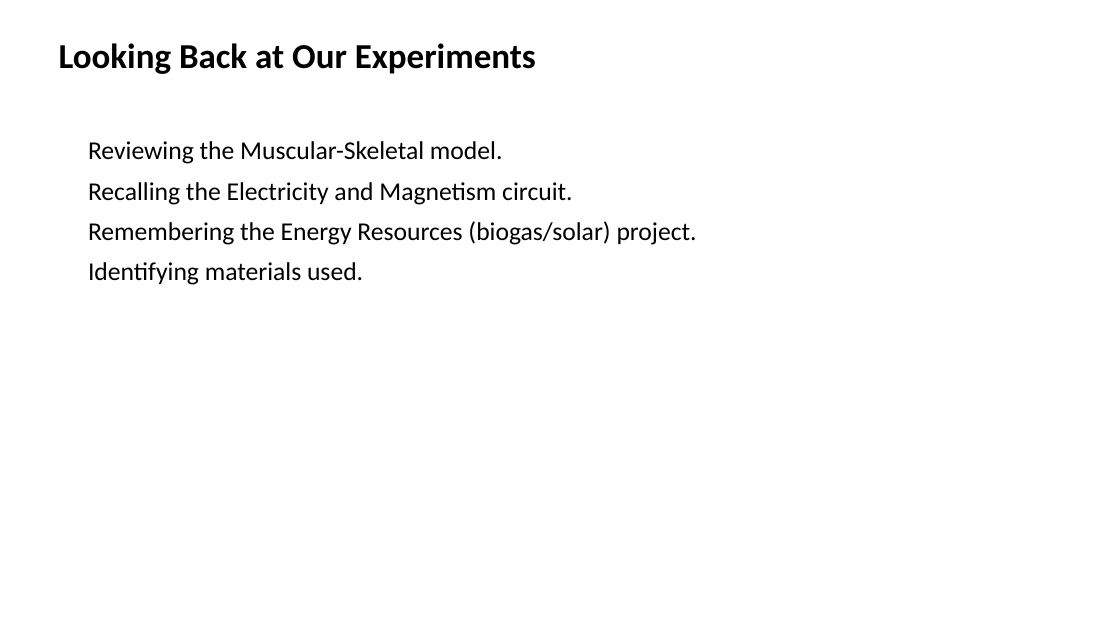
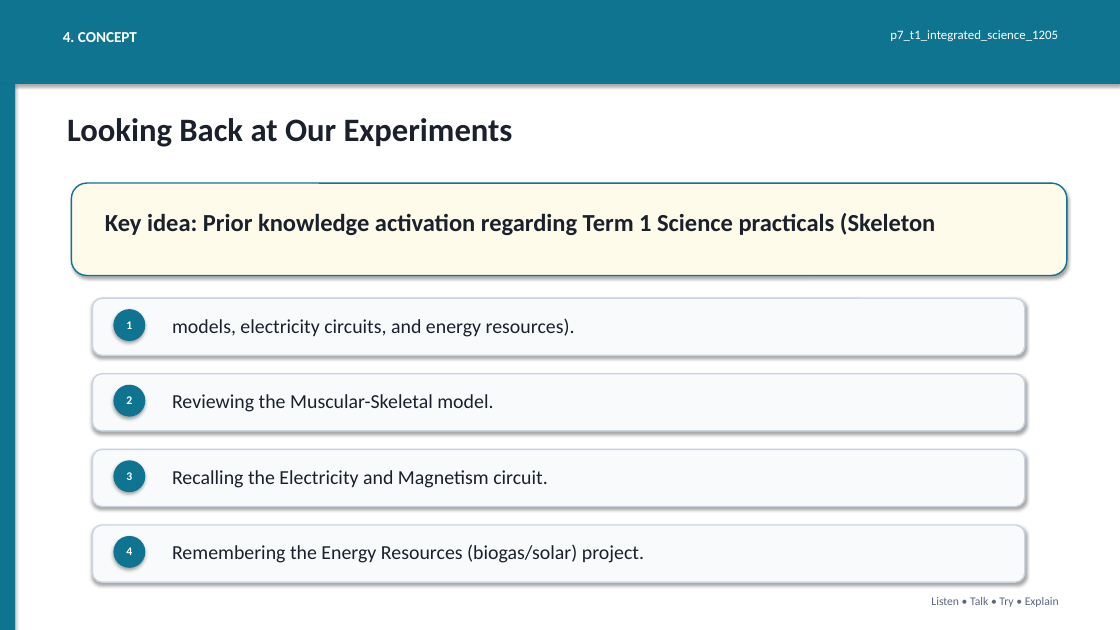
Before and after one commit to yousunjung84-edu/uganda-p7-mvp-20260629, a slide deck: slide 4 of uganda-p7-mvp/p7_t1_integrated_science_1205/p7_t1_integrated_science_1205.pptx (slide 3 before the commit). Drawn at 1120x630 pixels with LibreOffice and Linux fonts; fonts in the diff are those of the drawing. Boxes give left, top, right and bottom in pixels: in the first picture for what was removed or moved away, otherwise in the second. Text is boxed around its words. In the diff, an @@ line names an element or a change of style, - is before the commit and + after.

```diff
--- a/uganda-p7-mvp/p7_t1_integrated_science_1205/p7_t1_integrated_science_1205.pptx
+++ b/uganda-p7-mvp/p7_t1_integrated_science_1205/p7_t1_integrated_science_1205.pptx
@@ rectangle added at <box>0,0,1120,84</box>, fill #0E7490 @@
@@ text added at <box>63,32,137,42</box>, 13 pt, text #FFFFFF, bold @@
+4. CONCEPT
@@ text added at <box>890,30,1058,41</box>, 11 pt, text #FFFFFF @@
+p7_t1_integrated_science_1205
@@ rectangle added at <box>0,84,15,630</box>, fill #0E7490 @@
@@ text "Looking Back at Our Experiments": place and size @@
-text "Looking Back at Our Experiments" at <box>59,43,536,74</box>
+text "Looking Back at Our Experiments" at <box>67,118,513,147</box>
@@ text "Looking Back at Our Experiments" at <box>67,118,513,147</box>: size 30 to 28 pt, text colour #000000 to #1A202C @@
@@ text removed at <box>88,141,697,285</box> @@
-Reviewing the Muscular-Skeletal model.
-Recalling the Electricity and Magnetism circuit.
-Remembering the Energy Resources (biogas/solar) project.
-Identifying materials used.
@@ rounded rectangle added at <box>71,183,1067,276</box>, fill #FFFBEB, outline #0E7490 1.2 pt @@
@@ text added at <box>105,213,935,235</box>, 21 pt, text #1A202C, bold @@
+Key idea: Prior knowledge activation regarding Term 1 Science practicals (Skeleton
@@ rounded rectangle added at <box>92,298,1025,355</box>, fill #F8FAFC, outline #CBD5E1 1.2 pt @@
@@ ellipse added at <box>113,309,145,341</box>, fill #0E7490 @@
@@ text added at <box>126,321,132,329</box>, 10 pt, text #FFFFFF, bold @@
+1
@@ text added at <box>172,318,575,337</box>, 17 pt, text #1A202C @@
+models, electricity circuits, and energy resources).
@@ rounded rectangle added at <box>92,374,1025,431</box>, fill #F8FAFC, outline #CBD5E1 1.2 pt @@
@@ ellipse added at <box>113,385,145,417</box>, fill #0E7490 @@
@@ text added at <box>126,396,132,404</box>, 10 pt, text #FFFFFF, bold @@
+2
@@ text added at <box>172,394,493,412</box>, 17 pt, text #1A202C @@
+Reviewing the Muscular-Skeletal model.
@@ rounded rectangle added at <box>92,450,1025,507</box>, fill #F8FAFC, outline #CBD5E1 1.2 pt @@
@@ ellipse added at <box>113,460,145,492</box>, fill #0E7490 @@
@@ text added at <box>126,472,132,480</box>, 10 pt, text #FFFFFF, bold @@
+3
@@ text added at <box>172,470,548,488</box>, 17 pt, text #1A202C @@
+Recalling the Electricity and Magnetism circuit.
@@ rounded rectangle added at <box>92,525,1025,582</box>, fill #F8FAFC, outline #CBD5E1 1.2 pt @@
@@ ellipse added at <box>113,536,145,568</box>, fill #0E7490 @@
@@ text added at <box>126,547,132,555</box>, 10 pt, text #FFFFFF, bold @@
+4
@@ text added at <box>172,544,644,563</box>, 17 pt, text #1A202C @@
+Remembering the Energy Resources (biogas/solar) project.
@@ text added at <box>931,597,1059,607</box>, 10 pt, text #5B677D @@
+Listen • Talk • Try • Explain
```
Also in this commit, not shown: 7 slides added, 7 slides removed, 43 other files.
